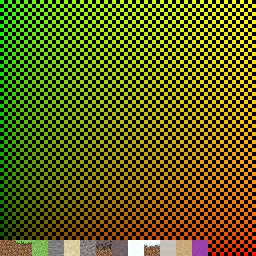
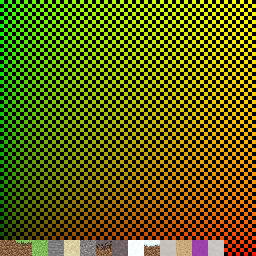
Layers edited between the first and the second 256x256 image:
painted on "blocks" over left=208, top=240, right=224, bottom=256
